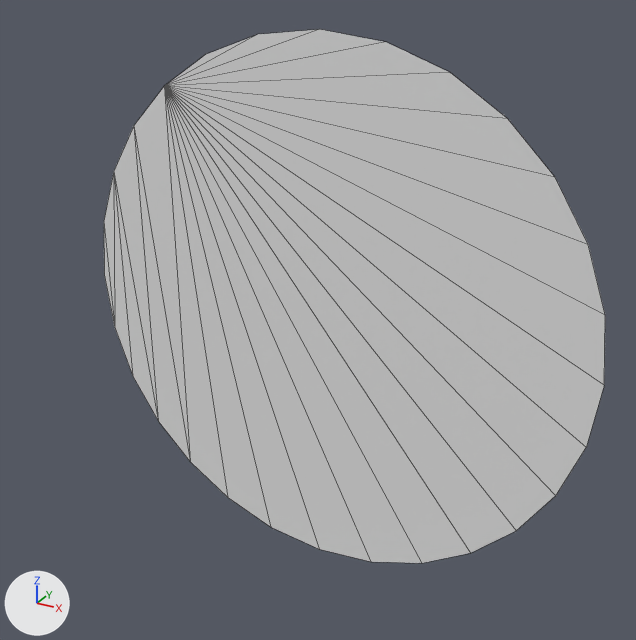
Before and after pictures for a commit that changed the OBJ model Graphics/CGP2012M_Graphics/Models/circle.obj.
Rendered twice from a 50 mm lens placed at (0.703, -1.284, 0.647), pointed at (-0.003, 0.0, 0.005). Lighting does not change. The marker at lower left points along +X, +Y and +Z. Mesh edges are drawn as thin lines. Where no turn or scale is listed for an object, it has been applied to the vertices.
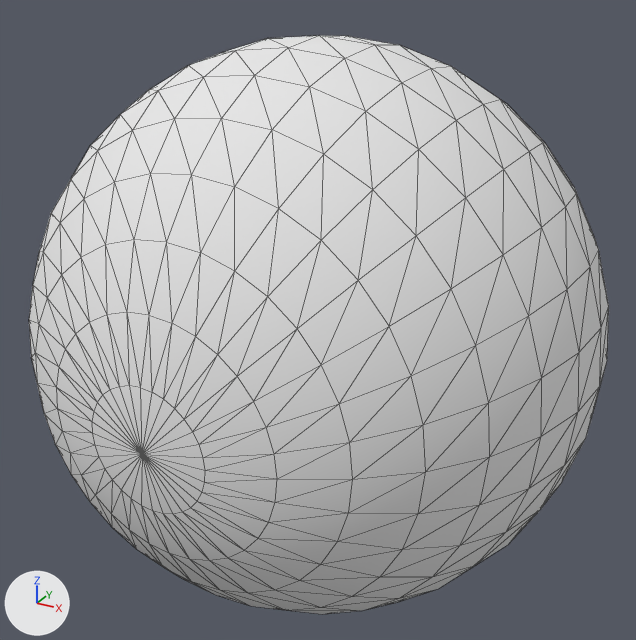
Where the change shows, as pixel boxes [x1, y1, x2, y2] in the pictures (636 x 640 px):
'circle', reshaped (16% wider, 8% taller)
    before: [104, 29, 605, 563]
    after: [29, 35, 609, 614]

The edits, one by one:
Material 'Material__25' (mat_material__25) is new.
Its base color is (0.8, 0.8, 0.8) (white #e7e7e7).
Its roughness is 1.0.
me_circle is used by ob_circle; location (0.0, 0.0, 0.0).
me_circle had 28 vertices, 26 faces and spanned x -0.506..0.506, y 0.0, z -0.505..0.507.
me_circle now has 482 vertices, 960 faces and spans x -0.501..0.5, y -0.5..0.5, z -0.502..0.498.
me_circle part 1: 28 vertices removed from x -0.506..0.506, y 0.0, z -0.505..0.507; 482 vertices added at x -0.501..0.5, y -0.5..0.5, z -0.502..0.498, forming a UV sphere (32 segments, 16 rings, poles along y).
me_circle now uses material mat_material__25 (white #e7e7e7).
